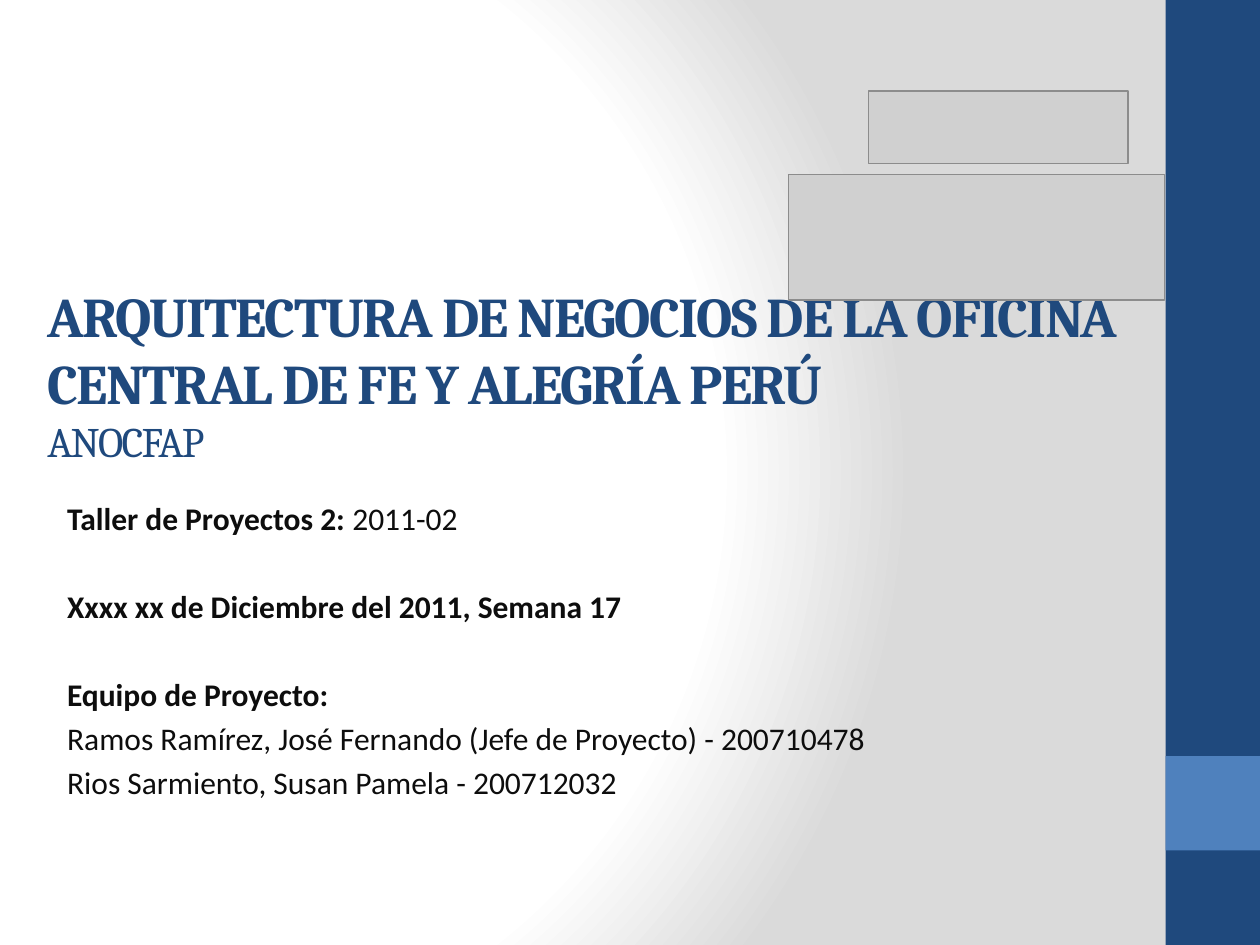
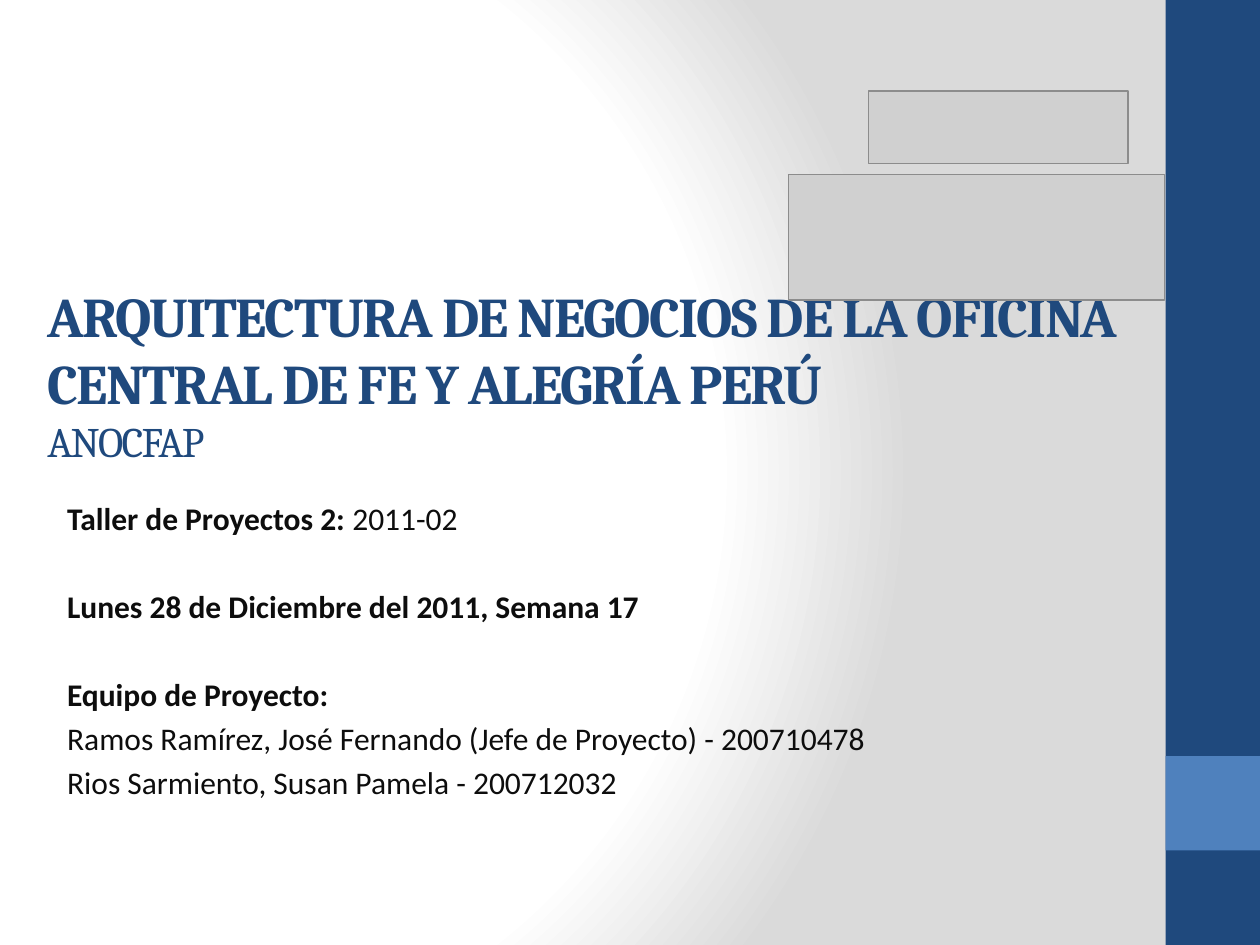
Before and after one commit to cms/proyecto-fya, a slide deck: slide 1 of Presentacion Final Ciclo 2011-02/ANOCFAP-[Presentación Final v1.0].pptx. Drawn at 1260x945 pixels with LibreOffice and Linux fonts; fonts in the diff are those of the drawing; grey boxes stand for pictures. Boxes give left, top, right and bottom in pixels: in the first picture for what was removed or moved away, otherwise in the second. Text is boxed around its words. In the diff, an @@ line names an element or a change of style, - is before the commit and + after.

```diff
--- a/Presentacion Final Ciclo 2011-02/ANOCFAP-[Presentación Final v1.0].pptx
+++ b/Presentacion Final Ciclo 2011-02/ANOCFAP-[Presentación Final v1.0].pptx
@@ subtitle at bbox=[67, 596, 639, 622]: text changed @@
-Xxxx xx de Diciembre del 2011, Semana 17
+Lunes 28 de Diciembre del 2011, Semana 17
```
Also in this commit, not shown: 1 other slide changed, 8 slides added.
